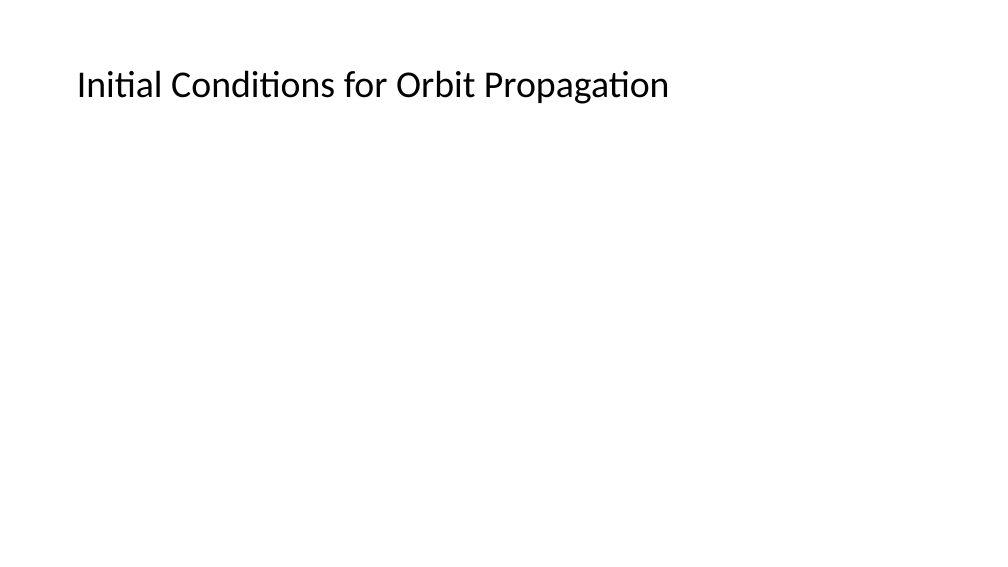
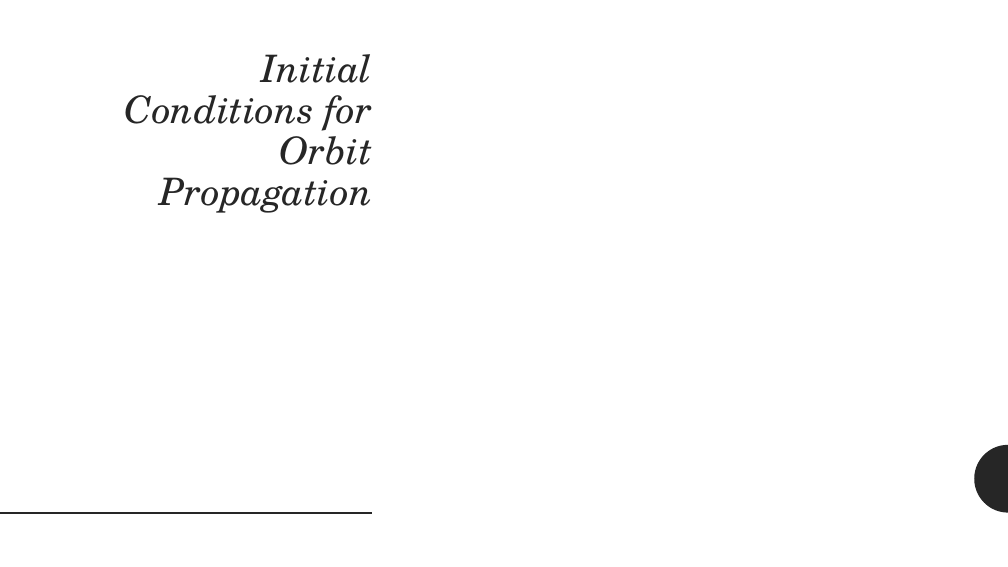
Before and after one commit to gankoji/ame557-proj2, a slide deck: slide 3 of Presentation_Slides/AME 557 Project 2 Outline.pptx. Drawn at 1008x567 pixels with LibreOffice and Linux fonts; fonts in the diff are those of the drawing; grey boxes stand for pictures. Boxes give left, top, right and bottom in pixels: in the first picture for what was removed or moved away, otherwise in the second. Text is boxed around its words. In the diff, an @@ line names an element or a change of style, - is before the commit and + after.

```diff
--- a/Presentation_Slides/AME 557 Project 2 Outline.pptx
+++ b/Presentation_Slides/AME 557 Project 2 Outline.pptx
@@ title "Initial Conditions for Orbit Propagation": place and size @@
-title "Initial Conditions for Orbit Propagation" at box(77, 70, 670, 104)
+title "Initial Conditions for Orbit Propagation" at box(125, 54, 373, 213)
@@ title "Initial Conditions for Orbit Propagation" at box(125, 54, 373, 213): font Calibri to TeX Gyre Schola, text colour #000000 to #262626, italic on; alignment left to right; vertical alignment middle to top @@
@@ freeform shape added at box(975, 445, 1008, 513), fill #262626 @@
@@ line added from (0, 513) to (372, 513), #262626 2 pt @@
```
Also in this commit, not shown: 6 other slides changed, 3 slides added, 1 slide removed.
